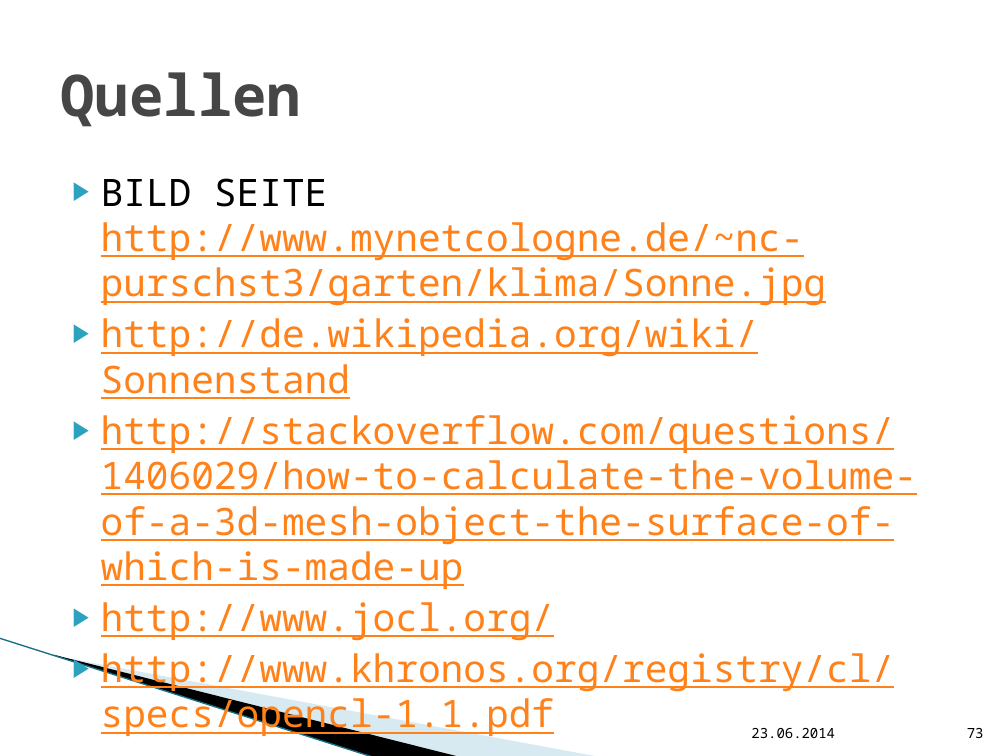
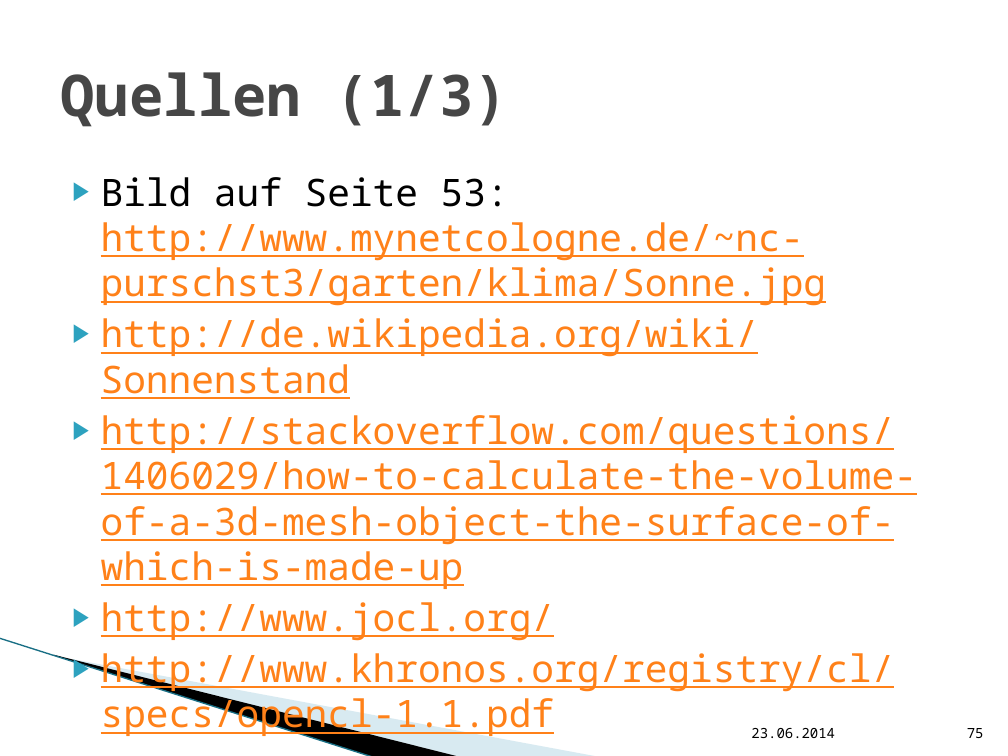
Before and after one commit to hft-swp/stuff, a slide deck: slide 75 of doku/präsentation nicht komplett/vCity-Präsentation.pptx (slide 73 before the commit). Drawn at 1008x756 pixels with LibreOffice and Linux fonts; fonts in the diff are those of the drawing; background and template pictures are left out. Boxes give left, top, right and bottom in pixels: in the first picture for what was removed or moved away, otherwise in the second. Text is boxed around its words. In the diff, an @@ line names an element or a change of style, - is before the commit and + after.

```diff
--- a/doku/präsentation nicht komplett/vCity-Präsentation.pptx
+++ b/doku/präsentation nicht komplett/vCity-Präsentation.pptx
@@ title at [60,72,508,127]: text changed @@
-Quellen
+Quellen (1/3)
@@ text at [101,177,827,306]: text changed @@
-▶ BILD SEITE http://www.mynetcologne.de/~nc-purschst3/garten/klima/Sonne.jpg
+▶ Bild auf Seite 53:
+  http://www.mynetcologne.de/~nc-purschst3/garten/klima/Sonne.jpg
@@ page number at [967,728,984,738]: text changed @@
-73
+75
```
Also in this commit, not shown: 6 other slides changed, 3 slides added, 1 slide removed.
